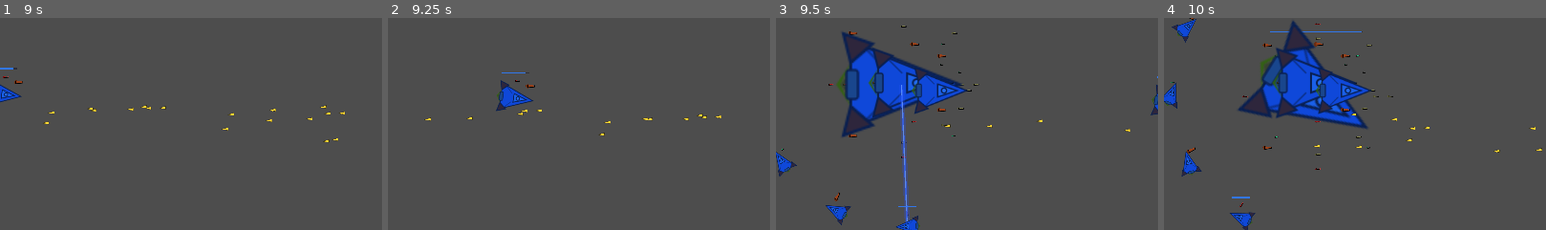
Above: before the commit, frames 1-4 (left to right).
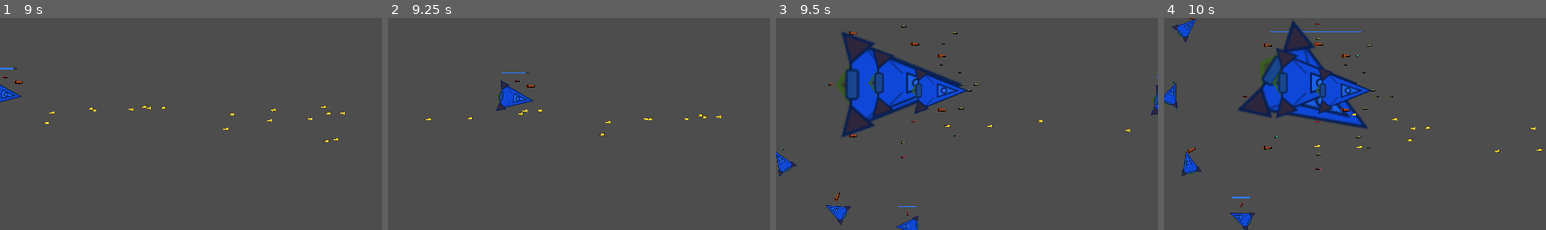
Above: after the commit, the same moments.

Repository: ZhanXuzhao/SpaceRTS
Game: Godot game, scene res://scenes/main.tscn
Same seed, same stepped clock (60 frames per second), same inputs: the game is played once before the commit and once after it.
Inputs (mouse positions are % of the whole screen's width and height, from its top left):
- Up to frame 1 (9 s): tap Enter at 0.5 s; move the mouse to (72, 45) at 0.52 s; hold W 0.53-1.25 s; tap R at 0.6 s; click (72, 45) at 0.67 s; drag from (30, 55) to (45, 70) at 1.27 s; move the mouse to (60, 28) at 2.02 s; hold W 2.03-2.75 s; tap H at 2.1 s; drag from (45, 70) to (20, 35) at 2.77 s; move the mouse to (80, 65) at 3.52 s; hold A 3.53-4.25 s; tap G at 3.6 s; drag from (20, 35) to (35, 25) at 4.27 s; move the mouse to (55, 50) at 5.02 s; hold A 5.03-5.75 s; tap X at 5.1 s; click (55, 50) at 5.17 s; drag from (35, 25) to (55, 40) at 5.77 s; move the mouse to (72, 45) at 6.52 s; hold W 6.53-7.25 s; tap V at 6.6 s; drag from (30, 55) to (2, 50) at 7.27 s; move the mouse to (60, 28) at 8.02 s; hold A 8.03-8.75 s; tap 0 at 8.1 s; drag from (45, 70) to (2, 53) at 8.77 s
- Up to frame 2 (9.25 s): no input
- Up to frame 3 (9.5 s): no input
- Up to frame 4 (10 s): move the mouse to (80, 65) at 9.52 s; hold W from 9.53 s (still down); hold Shift from 9.53 s (still down); click (80, 65) at 9.67 s
The pictures show only the part of the screen within x 0-50%, y 34-84%; the shares and areas given below are measured in that part.

Frames 1-2 are identical in both runs. In frame 3, 0.8% of the frame differs, in the area x 32-35%, y 31-97%; in frame 4, nothing differs.

Commit message:
fix: 激光光束绘制增加团队检查，防止误绘友军激光

Diff:
--- a/scripts/unit.gd
+++ b/scripts/unit.gd
@@ -836,8 +836,8 @@
 		var angle = _slot_angles[i]
 		_draw_weapon(w, offset, angle)
 
-	# 激光持续射线（有目标且在激光射程内时一直显示）
-	if is_instance_valid(_current_target):
+	# 激光持续射线（有敌方目标且在激光射程内时一直显示）
+	if is_instance_valid(_current_target) and _current_target.team != team:
 		var has_laser := false
 		for w in _slot_weapons:
 			if w != null and w.weapon_type == Weapon.WeaponType.LASER:
